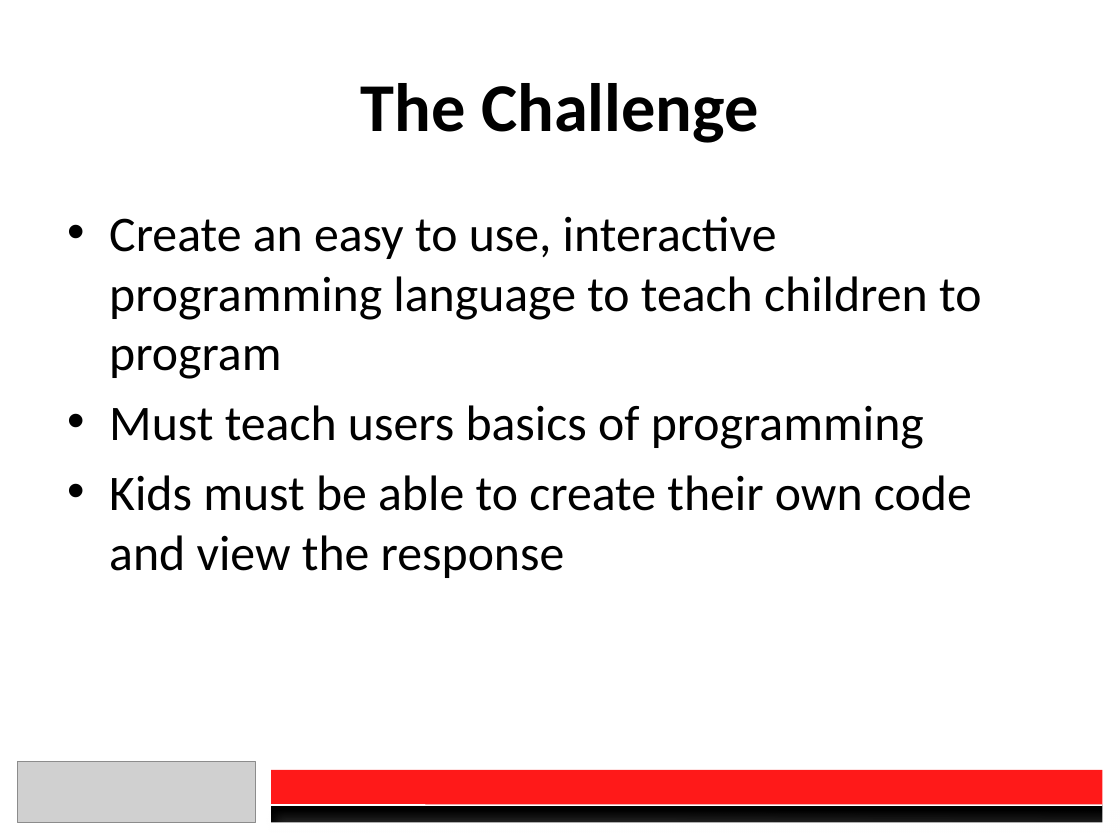
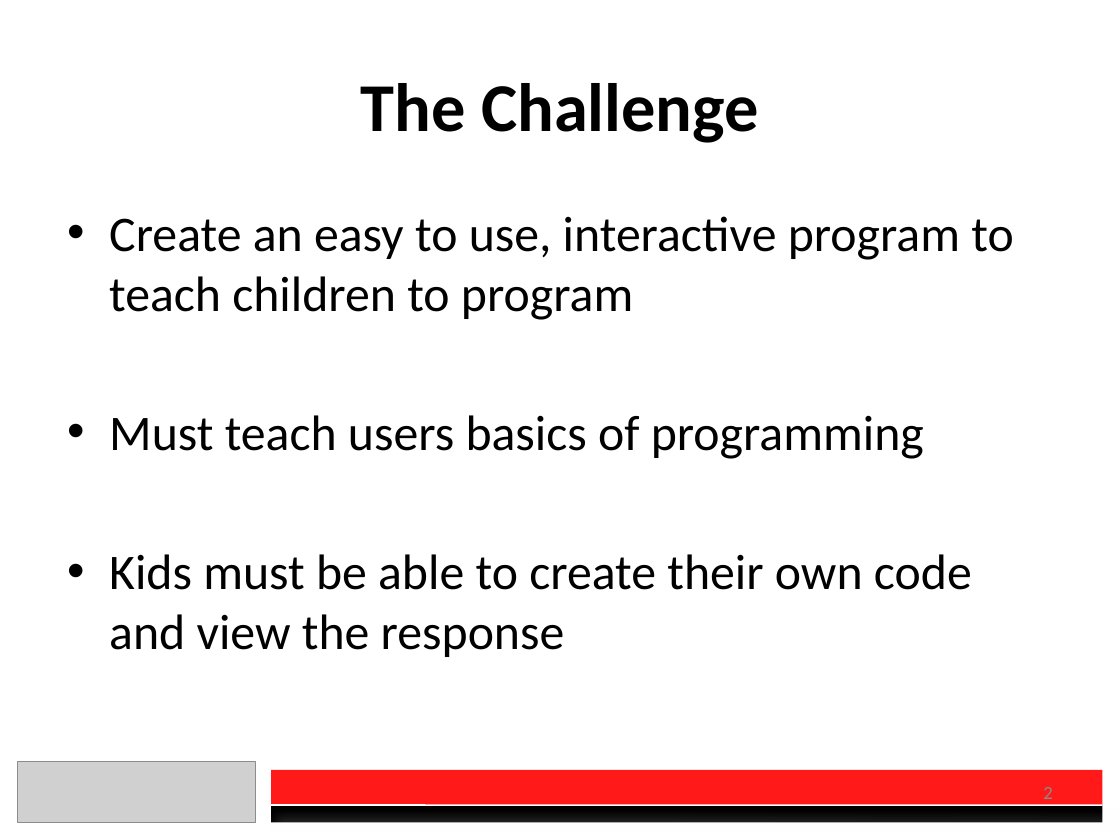
Before and after one commit to charberg/OEC2016, a slide deck: slide 2 of Presentation.pptx. Drawn at 1120x840 pixels with LibreOffice and Linux fonts; fonts in the diff are those of the drawing; grey boxes stand for pictures. Boxes give left, top, right and bottom in pixels: in the first picture for what was removed or moved away, otherwise in the second. Text is boxed around its words. In the diff, an @@ line names an element or a change of style, - is before the commit and + after.

```diff
--- a/Presentation.pptx
+++ b/Presentation.pptx
@@ text at <box>109,216,1013,320</box>: text changed @@
-• Create an easy to use, interactive programming language to teach children to program
+• Create an easy to use, interactive program to teach children to program
@@ page number added at <box>1043,787,1052,805</box>, 12 pt, text #8C8C8C @@
+2
```
Also in this commit, not shown: 8 other slides changed, 2 other files.
